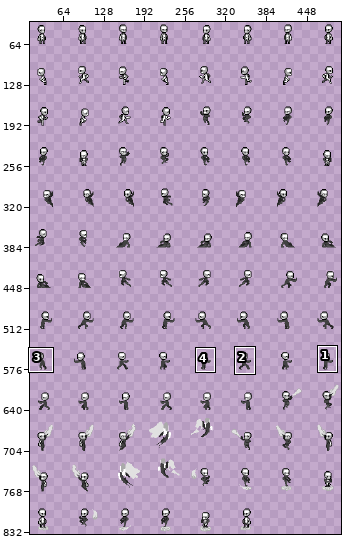
Sprite sheet, stored at characters/player/sprites/body/body_001.png. The picture above shows the old version from afar; the outline marks the close-up.
Close-up. Earlier state:
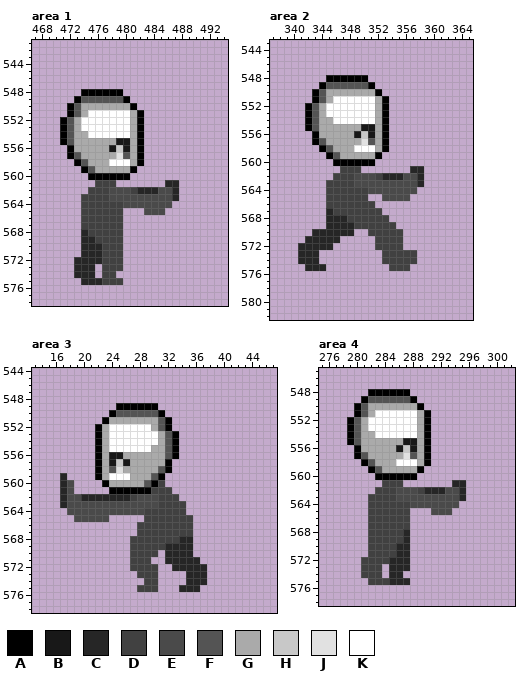
The file is 512x896 pixels. Colours within 5 levels of each other are drawn and written as one. Shown: area 1: x 467..494, y 541..578; area 2: x 337..365, y 543..582; area 3: x 13..47, y 544..578; area 4: x 275..302, y 545..578. The wide view leaves out empty margins. The commit also changed other parts of the picture, which this record leaves out.
Palette (. is transparent): A #000000  B #181818  C #262626  D #414141  E #4a4a4a  F #545454  G #aaaaaa  H #c8c8c8  J #e1e1e1  K #ffffff
Pixels before, area 1, first column x 471:
548 ...AAAAAA........
549 ..AFFFFFFA.......
550 .AFGGGGGGGA......
551 .AFGKKKKKKGA.....
552 AFGKKKKKKKGA.....
553 AFGKKKKKKKGA.....
554 AFGGKKKKKKGA.....
555 AFGGGGGGBBGA.....
556 .AGGGGGBHBGA.....
557 .AFGGGGGJFGA.....
558 ..AFGGGKKKGA.....
559 ...AFGGGGGA......
560 ....AAAAAA.......
561 .....DDD.......CC
562 ....DDDEEEDCCCEEC
563 ...DDDDEEEEEEEEEC
564 ...DDDDDDEEEEEEE.
565 ...DDDDDD...EEE..
566 ...DDDDDD........
567 ...DDDDDD........
568 ...CDDDDD........
569 ...CCDDDD........
570 ...CCCDDD........
571 ...CCCDDD........
572 ..CCCCDDD........
573 ..CCC.DDD........
574 ..CCC.DD.........
575 ...CCCDDD........
Pixels before, area 2, first column x 341:
548 ....AAAAAA........
549 ...AFFFFFFA.......
550 ..AFGGGGGGGA......
551 ..AFGKKKKKKGA.....
552 .AFGKKKKKKKGA.....
553 .AFGKKKKKKKGA.....
554 .AFGGKKKKKKGA.....
555 .AFGGGGGGBBGA.....
556 ..AGGGGGBHBGA.....
557 ..AFGGGGGJFGA.....
558 ...AFGGGKKKGA.....
559 ....AFGGGGGA......
560 .....AAAAAA.......
561 ......DDD.......CC
562 .....DDDEEEDCCCEEC
563 ....DDDDEEEEEEEEEC
564 ....DDDDDDEEEEEEE.
565 ....DDDDDD..EEEE..
566 ....DDDDDDD.......
567 ....CDDDDDDD......
568 ....CCCDDDDDD.....
569 ....CCCCDDDDDD....
570 ..CCCCCC..DDDDD...
571 .CCCCC.....DDDD...
572 CCCCC......DDDD...
573 CCC.........DDDDD.
574 CCC.........DDDDD.
575 .CCC.........DDD..
Pixels before, area 3, first column x 17:
549 ........AAAAAA.......
550 .......AFFFFFFA......
551 ......AGGGGGGGFA.....
552 .....AGKKKKKKGFA.....
553 .....AGKKKKKKKGFA....
554 .....AGKKKKKKKGFA....
555 .....AGKKKKKKGGFA....
556 .....AGBBGGGGGGFA....
557 .....AGBHBGGGGGA.....
558 .....AGFJGGGGGFA.....
559 C....AGKKKGGGFA......
560 CE....AGGGGGFAD......
561 CE.....AAAAAADDD.....
562 CEECCCCCCCDEEEDDD....
563 CEEEEEEEEEEEEEDDDD...
564 .EEEEEEEEEEEDDDDDD...
565 ..EEEEE.....DDDDDDD..
566 ...........DDDDDDDD..
567 ...........DDDDDDDD..
568 ..........DDDDDDDCC..
569 ..........DDDDDCCCC..
570 ..........DDDD.CCCC..
571 ..........DDD..CCCCC.
572 ..........DDDD..CCCCC
573 ...........DDD....CCC
574 ............DD....CCC
575 ...........DDD...CCC.
Pixels before, area 4, first column x 279:
548 ...AAAAAA........
549 ..AFFFFFFA.......
550 .AFGGGGGGGA......
551 .AFGKKKKKKGA.....
552 AFGKKKKKKKGA.....
553 AFGKKKKKKKGA.....
554 AFGGKKKKKKGA.....
555 AFGGGGGGBBGA.....
556 .AGGGGGBHBGA.....
557 .AFGGGGGJFGA.....
558 ..AFGGGKKKGA.....
559 ...AFGGGGGA......
560 ....AAAAAA.......
561 .....DDD.......CC
562 ....DDDEEEDCCCEEC
563 ...DDDDEEEEEEEEEC
564 ...DDDDDDEEEEEEE.
565 ...DDDDDD...EEE..
566 ...DDDDDD........
567 ...DDDDDD........
568 ...DDDDDC........
569 ...DDDDDC........
570 ...DDDDCC........
571 ...DDDDCC........
572 ..DDDDCCC........
573 ..DDD.CCC........
574 ..DDD.CC.........
575 ...DDDCCC........
Now the later version:
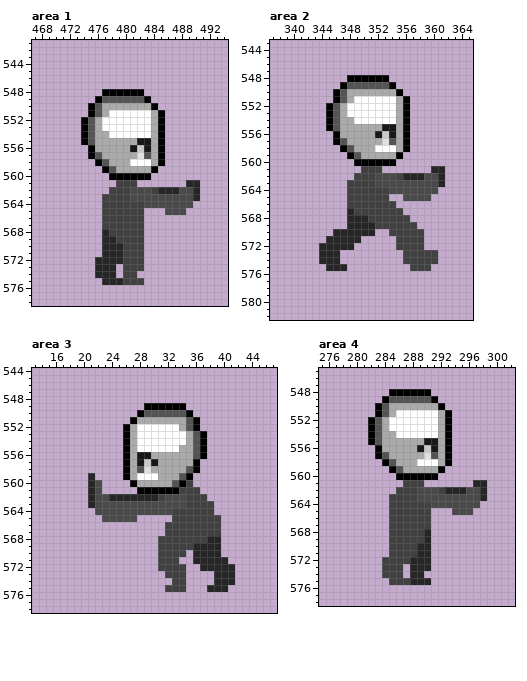
Difference:
Changed rows in their new state; - is an unchanged pixel.
Area 1:
first column x 471:
548 ---...---AAA--------
549 --...A---FFFA-------
550 -...AF----GGGA------
551 -...AFG---KKKGA-----
552 ...AFG----KKKGA-----
553 ...AFG----KKKGA-----
554 ...AFGG---KKKGA-----
555 ...AF---GG-BBGA-----
556 -...A--GGGBHBGA-----
557 -...AF--GG-JFGA-----
558 --...AFGGGKKKGA-----
559 ---...AF--GGGA------
560 ----...---AAA-------
561 -----...DDD----..-CC
562 ----...DDDEEEDCC-EEC
563 ---...-DDD------EEEC
564 ---...---DDD----EEE-
565 ---...---DDD...EEE--
566 ---...---DDD--------
567 ---...---DDD--------
568 ---...C--DDD--------
569 ---...CC-DDD--------
570 ---...CCCDDD--------
571 ---...CCCDDD--------
572 --...-CCCDDD--------
573 --...CCC.DDD--------
574 --...CCC-DD---------
575 ---...CCCDDD--------
Area 2:
first column x 341:
548 ----...---AAA--------
549 ---...A---FFFA-------
550 --...AF----GGGA------
551 --...AFG---KKKGA-----
552 -...AFG----KKKGA-----
553 -...AFG----KKKGA-----
554 -...AFGG---KKKGA-----
555 -...AF---GG-BBGA-----
556 --...A--GGGBHBGA-----
557 --...AF--GG-JFGA-----
558 ---...AFGGGKKKGA-----
559 ----...AF--GGGA------
560 -----...---AAA-------
561 ------...DDD----..-CC
562 -----...DDDEEEDCC-EEC
563 ----...-DDD------EEEC
564 ----...---DDD----EEE-
565 ----...---DDD..-EEE--
566 ----...----DDD-------
567 ----...C----DDD------
568 ----...CCC---DDD-----
569 ----...-CCC---DDD----
570 --...---CCC..--DDD---
571 -...--CCC--...-DDD---
572 ...--CCC---...-DDD---
573 ...CCC------...--DDD-
574 ...CCC------...--DDD-
575 -...CCC------...DDD--
Area 3:
first column x 17:
549 --------....--AAAA-------
550 -------....A--FFFFA------
551 ------....A---GGGGFA-----
552 -----....AG--KKKKGFA-----
553 -----....AG---KKKKGFA----
554 -----....AG---KKKKGFA----
555 -----....AG--KKKKGGFA----
556 -----....A-BB--GGGGFA----
557 -----....A-BHB-GGGGA-----
558 -----....A-FJ-GGGGFA-----
559 .---C....A-KKKGGGFA------
560 ..--CE....A-GGGGFAD------
561 ..--CE-....--AAAADDD-----
562 ....-EE---CCCC-EEEDDD----
563 ....C---------EEEEDDDD---
564 -....-------EEEE--DDDD---
565 --....-EEEE-....---DDDD--
566 -----------....----DDDD--
567 -----------....----DDDD--
568 ----------....---DDDDCC--
569 ----------....-DDDDCCCC--
570 ----------....DDDD.CCCC--
571 ----------...-DDD..-CCCC-
572 ----------....DDDD..-CCCC
573 -----------...-DDD...-CCC
574 ------------..--DD...-CCC
575 -----------...-DDD..-CCC-
Area 4:
first column x 279:
548 ---...---AAA--------
549 --...A---FFFA-------
550 -...AF----GGGA------
551 -...AFG---KKKGA-----
552 ...AFG----KKKGA-----
553 ...AFG----KKKGA-----
554 ...AFGG---KKKGA-----
555 ...AF---GG-BBGA-----
556 -...A--GGGBHBGA-----
557 -...AF--GG-JFGA-----
558 --...AFGGGKKKGA-----
559 ---...AF--GGGA------
560 ----...---AAA-------
561 -----...DDD----..-CC
562 ----...DDDEEEDCC-EEC
563 ---...-DDD------EEEC
564 ---...---DDD----EEE-
565 ---...---DDD...EEE--
566 ---...---DDD--------
567 ---...---DDD--------
568 ---...--DDDC--------
569 ---...--DDDC--------
570 ---...-DDDCC--------
571 ---...-DDDCC--------
572 --...-DDDCCC--------
573 --...DDD.CCC--------
574 --...DDD-CC---------
575 ---...DDDCCC--------
Pixel boxes of the changes (left, top, right, bottom) in both close-ups:
changed: (60, 89, 200, 285)
changed: (298, 75, 445, 271)
changed: (60, 403, 235, 592)
changed: (347, 389, 487, 585)
